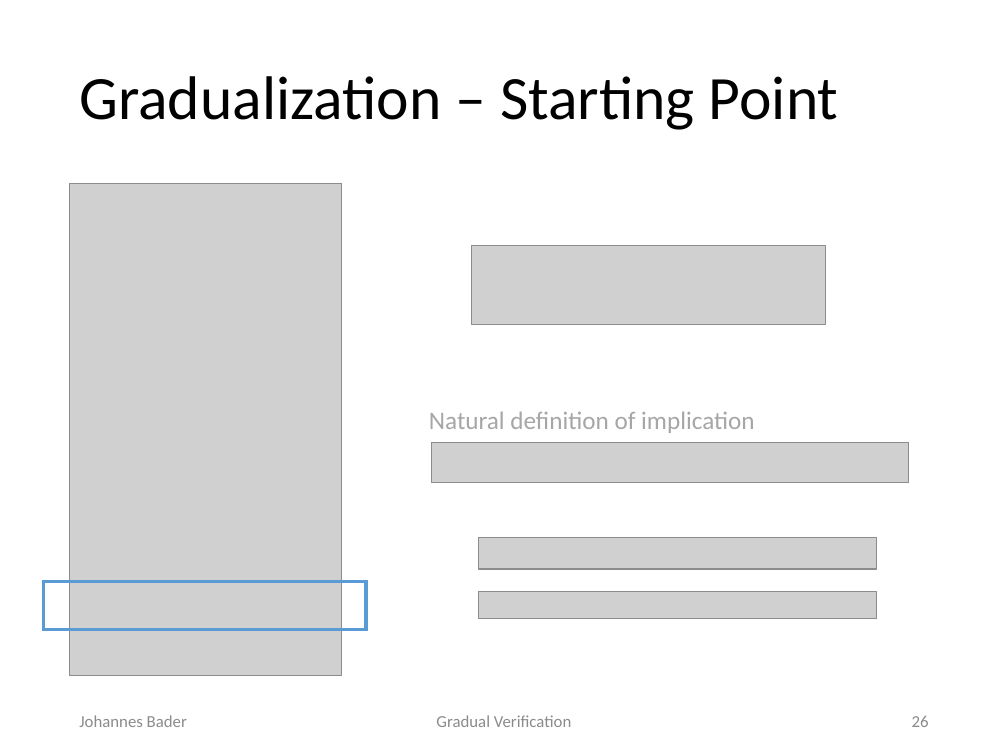
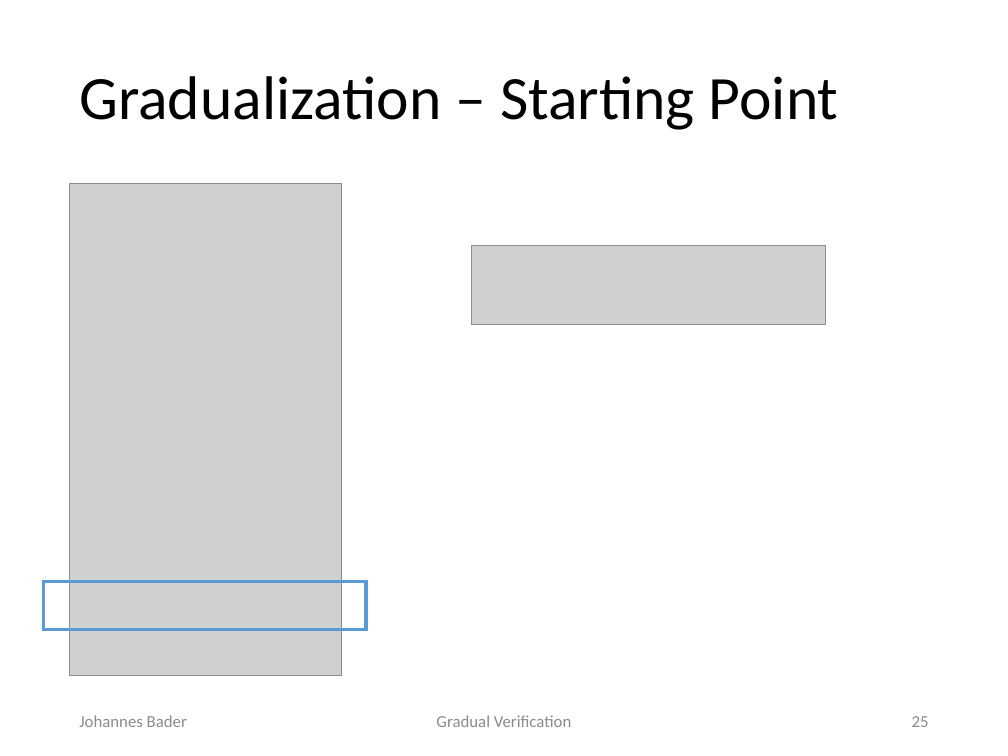
Before and after one commit to olydis/GradVerThesis, a slide deck: slide 25 of presentation/Final.pptx (slide 26 before the commit). Drawn at 1008x756 pixels with LibreOffice and Linux fonts; fonts in the diff are those of the drawing; grey boxes stand for pictures. Boxes give left, top, right and bottom in pixels: in the first picture for what was removed or moved away, otherwise in the second. Text is boxed around its words. In the diff, an @@ line names an element or a change of style, - is before the commit and + after.

```diff
--- a/presentation/Final.pptx
+++ b/presentation/Final.pptx
@@ text removed at [429, 411, 754, 433] @@
-Natural definition of implication
@@ picture removed at [431, 443, 908, 482] @@
@@ picture removed at [478, 537, 876, 569] @@
@@ picture removed at [478, 592, 876, 619] @@
@@ page number at [912, 716, 929, 727]: text changed @@
-26
+25
```
Also in this commit, not shown: 2 other slides changed, 1 slide removed, 1 other file.
